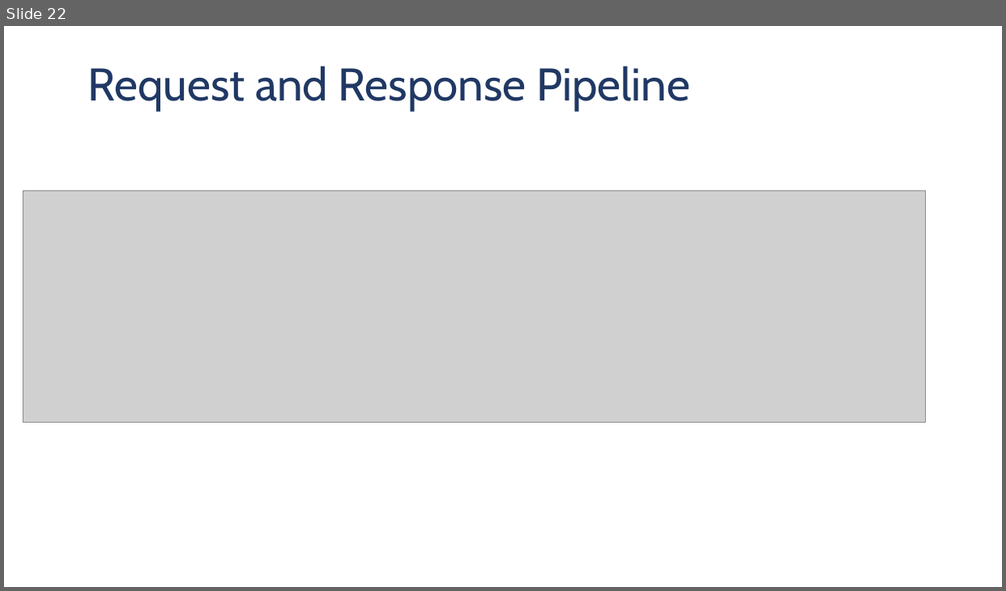
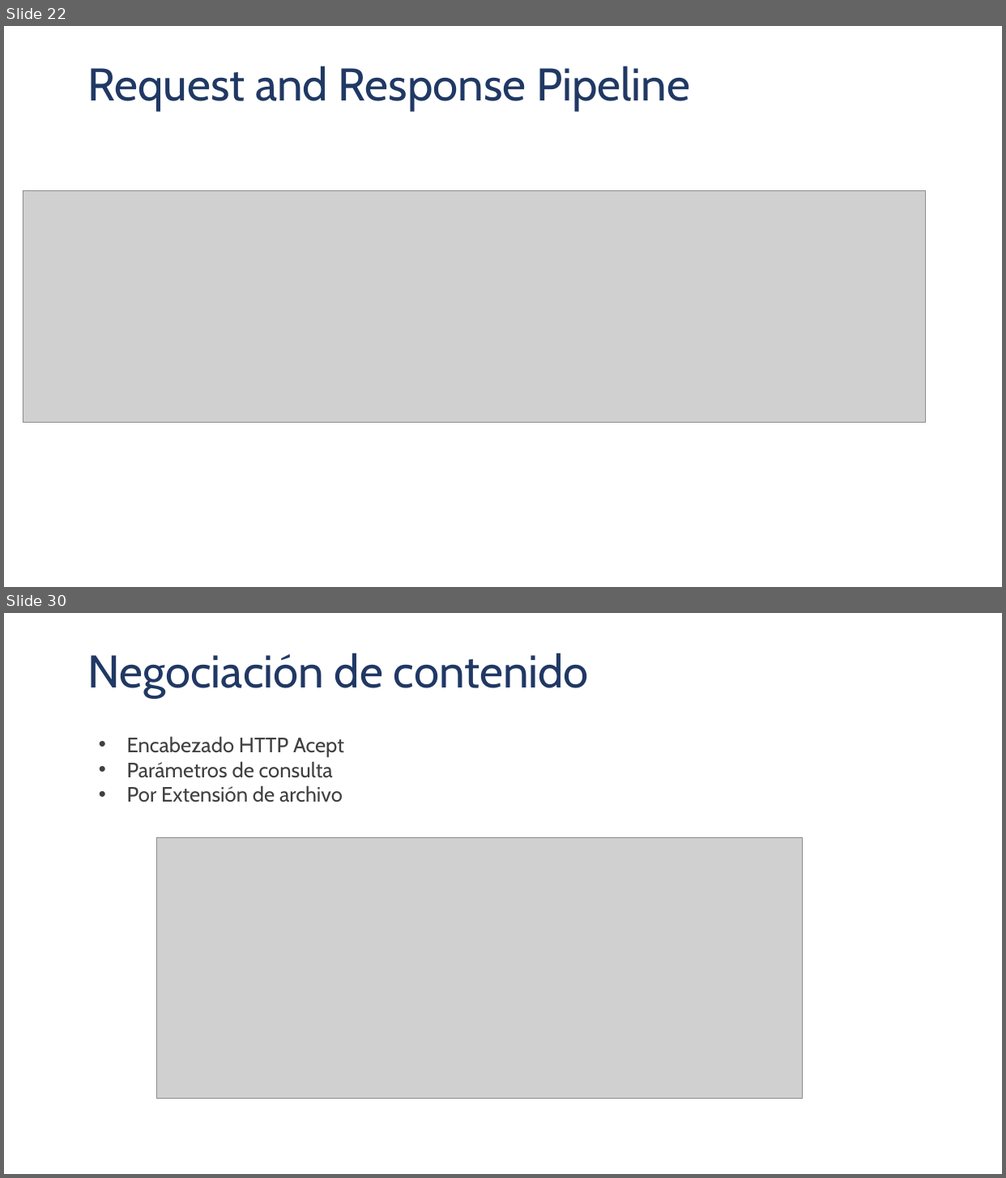
Before and after one commit to serandvaraco/WorkshopToolsForAPI, a slide deck: ToolsForAPI.pptx. Shown one above the other, each under a label of ours: slide 22 before the commit, slides 22 and 30 after it; the slides between them are not shown. The pictures are 1006x591 and 1006x1178 pixels, drawn with LibreOffice and Linux fonts; fonts in the diff are those of the drawing; grey boxes stand for pictures; background and template pictures are left out. Boxes give left, top, right and bottom in pixels: in the first picture for what was removed or moved away, otherwise in the second. Text is boxed around its words. In the diff, an @@ line names an element or a change of style, - is before the commit and + after.

```diff
--- a/ToolsForAPI.pptx
+++ b/ToolsForAPI.pptx
@@ slide 30 added at <box>4,613,1002,1174</box>, background #FFFFFF @@
@@ text added at <box>87,653,589,698</box>, 44 pt, text #203864 @@
+Negociación de contenido
@@ text added at <box>127,736,344,803</box>, 20 pt, text #404040 @@
+• Encabezado HTTP Acept
+• Parámetros de consulta
+• Por Extensión de archivo
@@ picture added at <box>157,837,802,1098</box> @@
```
Also in this commit, not shown: 7 other slides added.
